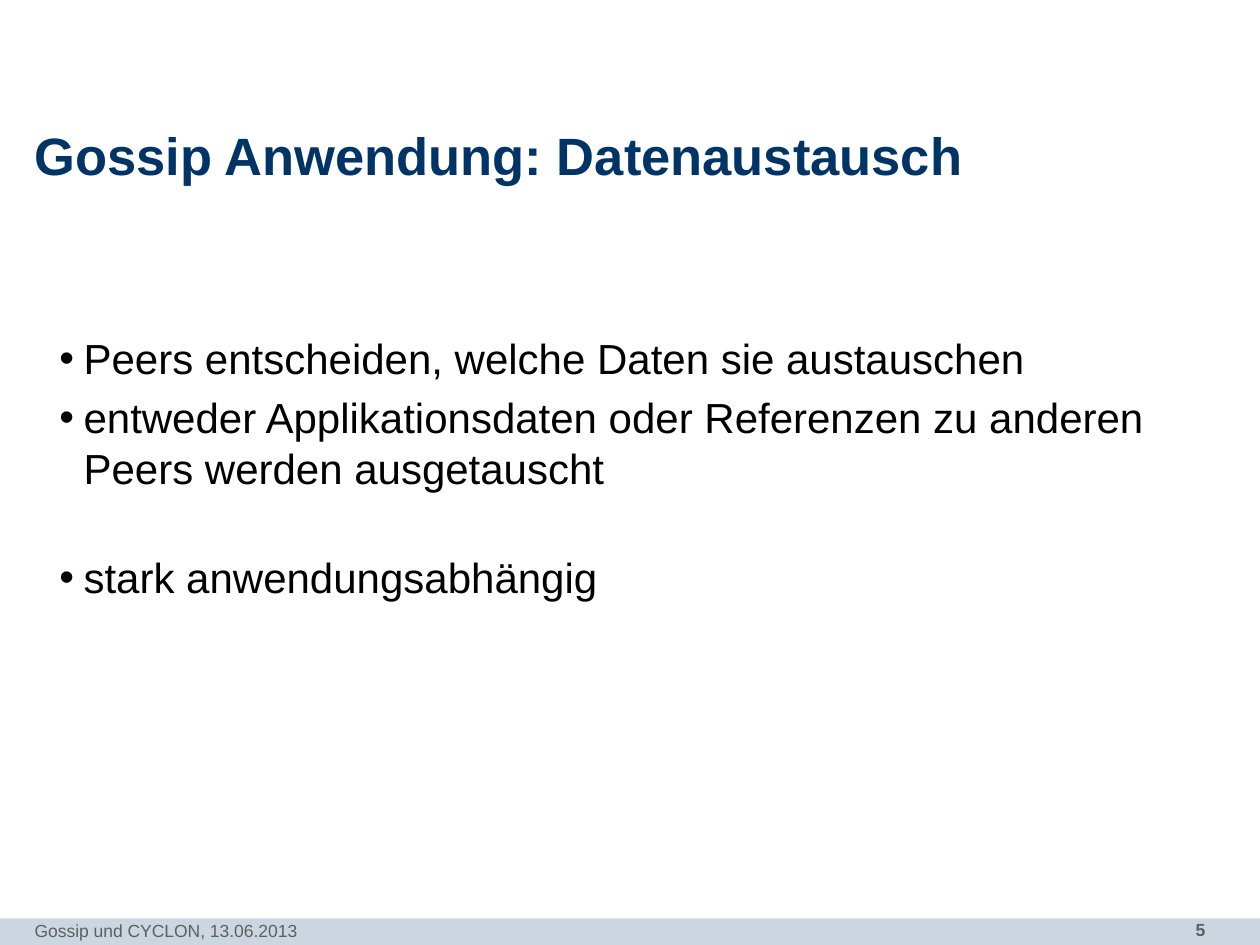
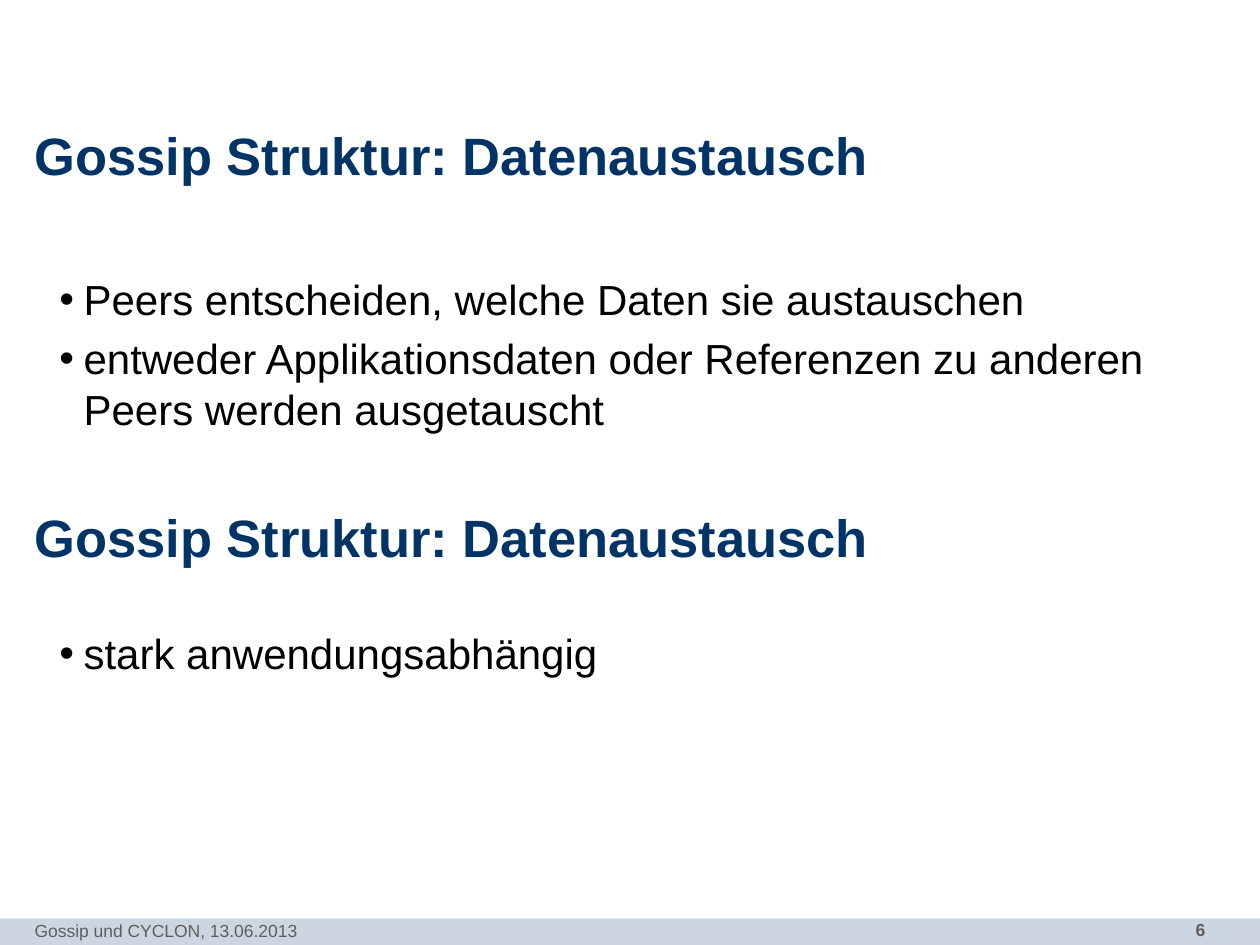
Before and after one commit to N8Fear/DistributedSystems, a slide deck: slide 6 of Vortrag/[MASTER] Präsentation.pptx (slide 5 before the commit). Drawn at 1260x945 pixels with LibreOffice and Linux fonts; fonts in the diff are those of the drawing; background and template pictures are left out. Boxes give left, top, right and bottom in pixels: in the first picture for what was removed or moved away, otherwise in the second. Text is boxed around its words. In the diff, an @@ line names an element or a change of style, - is before the commit and + after.

```diff
--- a/Vortrag/[MASTER] Präsentation.pptx
+++ b/Vortrag/[MASTER] Präsentation.pptx
@@ title at box(35, 137, 868, 186): text changed @@
-Gossip Anwendung: Datenaustausch
+Gossip Struktur: Datenaustausch
@@ text at box(35, 519, 868, 568): paragraph added @@
+Gossip Struktur: Datenaustausch
```
Also in this commit, not shown: 5 other slides changed, 2 slides added.
